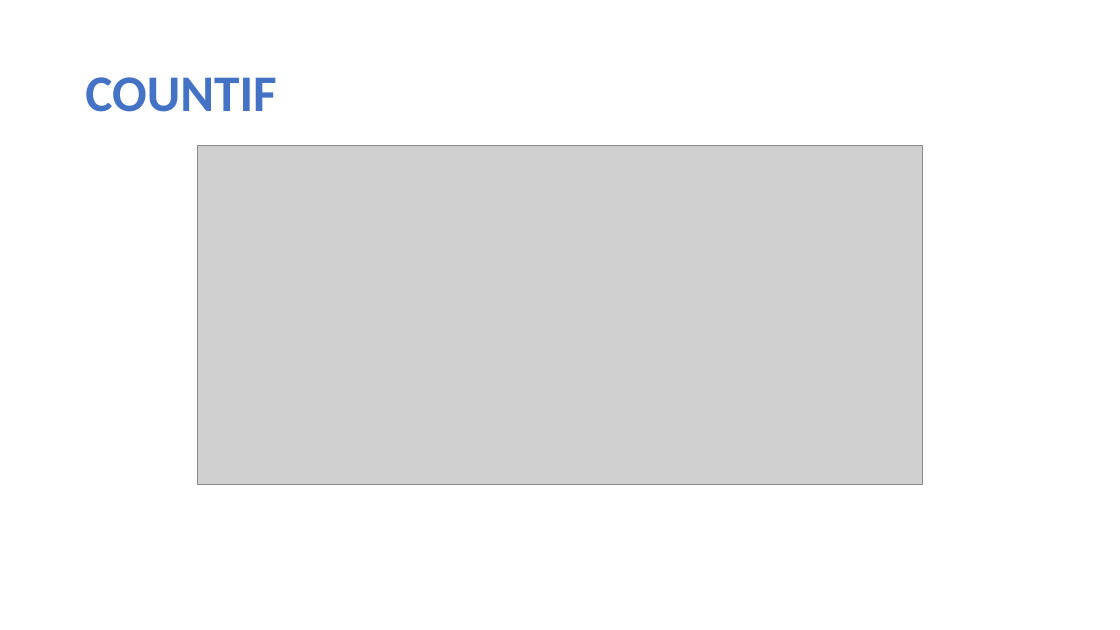
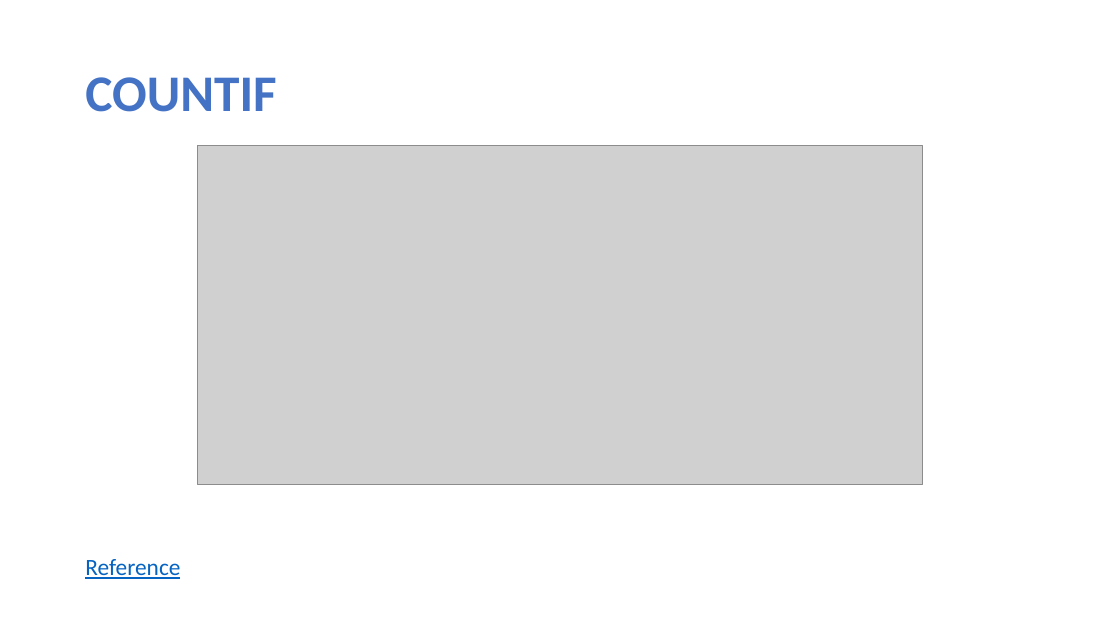
Before and after one commit to mtruongg/2022-workshop-excel, a slide deck: slide 3 of Week-04/Week-04_ConditionalFunctionsAndDataValidation.pptx. Drawn at 1120x630 pixels with LibreOffice and Linux fonts; fonts in the diff are those of the drawing; grey boxes stand for pictures. Boxes give left, top, right and bottom in pixels: in the first picture for what was removed or moved away, otherwise in the second. Text is boxed around its words. In the diff, an @@ line names an element or a change of style, - is before the commit and + after.

```diff
--- a/Week-04/Week-04_ConditionalFunctionsAndDataValidation.pptx
+++ b/Week-04/Week-04_ConditionalFunctionsAndDataValidation.pptx
@@ text added at (x1=85, y1=559, x2=180, y2=579), 20 pt, text #0563C1, underline @@
+Reference
```
Also in this commit, not shown: 3 other slides changed.
